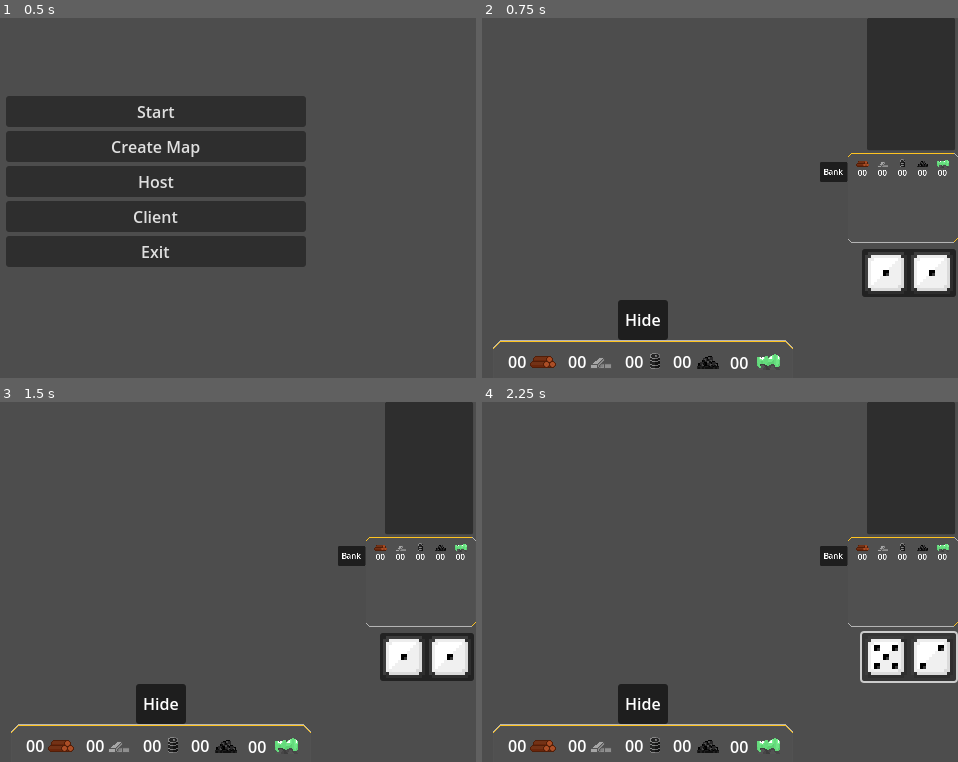
Above: before the commit, frames 1-4 (two rows, left to right).
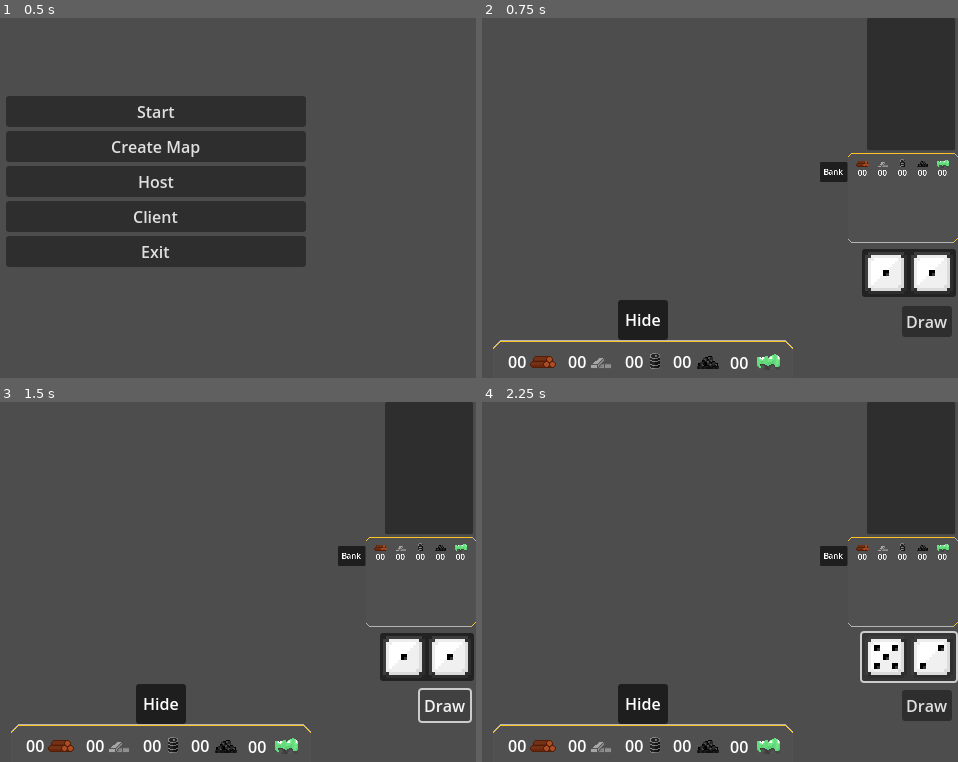
Above: after the commit, the same moments.

Repository: Mori656/Kwadratan
Game: Godot game, scene res://Scenes/Menu.tscn
Two runs of this game, one before a commit and one after it. Both use one fixed random seed, a clock stepped at 60 frames per second and the inputs below.
Inputs (mouse positions are in pixels of both pictures, inside the frame that each line leads up to):
- Up to frame 1 (0.5 s): no input
- Up to frame 2 (0.75 s): click "Start" at 0.5 s
- Up to frame 3 (1.5 s): click (442, 704) at 1.25 s, where only the run after the commit has a clickable "Draw"
- Up to frame 4 (2.25 s): click (910, 657) at 2 s

Frame 1 is identical in both runs. In frame 2, 0.9% of the frame differs, in the area x 88-99%, y 80-89%; in frame 3, 0.3%; in frame 4, 0.9%.
Error in both runs: Attempt to call function 'instantiate' in base 'null instance' on a null instance. (res://Scripts/game.gd:44)

Commit message:
Poprawienie pojawiania się kart, fokusu i selecta

Diff:
--- a/Scenes/Game.tscn
+++ b/Scenes/Game.tscn
@@ -14,8 +14,3 @@
 
 [node name="GUI" parent="CanvasLayer" instance=ExtResource("2_gl6un")]
 z_index = 100
-offset_left = 0.0
-offset_top = 0.0
-offset_right = 0.0
-offset_bottom = 0.0
-mouse_filter = 2
--- a/Scenes/GameGUI.tscn
+++ b/Scenes/GameGUI.tscn
@@ -14,6 +14,7 @@
 anchor_bottom = 1.0
 grow_horizontal = 2
 grow_vertical = 2
+mouse_filter = 2
 script = ExtResource("1_lw6sg")
 
 [node name="DiceContainer" type="PanelContainer" parent="."]
@@ -45,6 +46,7 @@
 pivot_offset = Vector2(-0.045, 0)
 
 [node name="BankButton" type="Button" parent="BankResourceContainer"]
+layout_mode = 0
 offset_left = -28.0
 offset_top = 9.0
 offset_right = 27.0
@@ -56,6 +58,7 @@
 "
 
 [node name="Panel" type="Panel" parent="BankResourceContainer"]
+layout_mode = 0
 offset_right = 220.0
 offset_bottom = 180.0
 scale = Vector2(0.5, 0.5)
@@ -249,6 +252,21 @@
 offset_bottom = 34.0
 text = "00"
 
+[node name="CardsContainer" type="Control" parent="."]
+anchors_preset = 0
+offset_right = 40.0
+offset_bottom = 40.0
+
+[node name="DrawCardButton" type="Button" parent="."]
+layout_mode = 0
+offset_left = 584.0
+offset_top = 288.0
+offset_right = 634.0
+offset_bottom = 319.0
+text = "Draw
+"
+
 [connection signal="pressed" from="DiceContainer/DiceButton" to="." method="_on_dice_button_pressed"]
 [connection signal="toggled" from="BankResourceContainer/BankButton" to="." method="_on_bank_button_toggled"]
 [connection signal="toggled" from="PlayerResourcesContainer/HideButton" to="." method="_on_hide_button_toggled"]
+[connection signal="button_up" from="DrawCardButton" to="." method="_on_draw_card_button_button_up"]
--- a/Scenes/Player.tscn
+++ b/Scenes/Player.tscn
@@ -2,7 +2,6 @@
 
 [ext_resource type="Script" uid="uid://dxot1n64bdhpv" path="res://Scripts/player.gd" id="1_kyqiw"]
 [ext_resource type="Texture2D" uid="uid://dvchr7gpc7u2l" path="res://Assets/icon.svg" id="2_gntrk"]
-[ext_resource type="Script" uid="uid://dp30iiy7ugu3l" path="res://Scripts/player_inventory.gd" id="3_gntrk"]
 
 [sub_resource type="RectangleShape2D" id="RectangleShape2D_kyqiw"]
 
@@ -10,6 +9,19 @@
 properties/0/path = NodePath(".:position")
 properties/0/spawn = true
 properties/0/replication_mode = 1
+
+[sub_resource type="GDScript" id="GDScript_kyqiw"]
+script/source = "extends Node2D
+
+var resources = {\"wood\":0, \"iron\":0, \"oil\":0, \"coal\":0, \"uran\":0}
+
+func add_resource(res: String, count: int):
+	if not resources.has(res):
+		resources[res] = 0
+	resources[res] += count
+	print(\"Dodano do ekwipunku: \", count, \" \", res)
+	print(\"Aktualny stan surowca \", res, \" to \", resources[res])
+"
 
 [node name="Player" type="CharacterBody2D"]
 script = ExtResource("1_kyqiw")
@@ -30,4 +42,4 @@
 replication_config = SubResource("SceneReplicationConfig_dewec")
 
 [node name="Inventory" type="Node2D" parent="."]
-script = ExtResource("3_gntrk")
+script = SubResource("GDScript_kyqiw")
--- a/Scenes/Prefabs/card.tscn
+++ b/Scenes/Prefabs/card.tscn
@@ -1,6 +1,9 @@
-[gd_scene load_steps=3 format=3 uid="uid://1mmb8l3m3yc8"]
+[gd_scene load_steps=4 format=3 uid="uid://1mmb8l3m3yc8"]
 
 [ext_resource type="Script" uid="uid://bfal8pbq2aq3t" path="res://Scripts/cards.gd" id="1_y6mwy"]
+
+[sub_resource type="RectangleShape2D" id="RectangleShape2D_y6mwy"]
+size = Vector2(36, 64)
 
 [sub_resource type="LabelSettings" id="LabelSettings_iurns"]
 font_size = 10
@@ -8,9 +11,24 @@
 [node name="Node2D" type="Node2D"]
 script = ExtResource("1_y6mwy")
 
+[node name="Area2D" type="Area2D" parent="."]
+
+[node name="CollisionShape2D" type="CollisionShape2D" parent="Area2D"]
+shape = SubResource("RectangleShape2D_y6mwy")
+
 [node name="Container" type="Panel" parent="."]
-offset_right = 36.0
-offset_bottom = 64.0
+anchors_preset = 8
+anchor_left = 0.5
+anchor_top = 0.5
+anchor_right = 0.5
+anchor_bottom = 0.5
+offset_left = -18.0
+offset_top = -32.0
+offset_right = 18.0
+offset_bottom = 32.0
+grow_horizontal = 2
+grow_vertical = 2
+mouse_filter = 2
 
 [node name="CardName" type="Label" parent="Container"]
 layout_mode = 2
@@ -30,3 +48,7 @@
 label_settings = SubResource("LabelSettings_iurns")
 horizontal_alignment = 1
 vertical_alignment = 1
+
+[connection signal="input_event" from="Area2D" to="." method="_on_area_2d_input_event"]
+[connection signal="mouse_entered" from="Area2D" to="." method="_on_area_2d_mouse_entered"]
+[connection signal="mouse_exited" from="Area2D" to="." method="_on_area_2d_mouse_exited"]
--- a/Scripts/cards.gd
+++ b/Scripts/cards.gd
@@ -5,8 +5,27 @@
 var disc = "opis karty"
 var fun = "funkcja karty"
 
+signal focused(card: CardNode)
+signal unfocused(card: CardNode)
+signal card_click(event: InputEvent, card: CardNode)
+
 func set_card_info(title_of_card = "nazwa",discription_of_card = "opis",function = "fun") -> void:
 	title = title_of_card
 	disc = discription_of_card
 	fun = function
 	print("Stworzono kartę ", title)
+
+func _on_area_2d_mouse_entered() -> void:
+	emit_signal("focused",self)
+
+func _on_area_2d_mouse_exited() -> void:
+	emit_signal("unfocused",self)
+
+func highlight():
+	self.modulate = Color(0, 0.7, 0.95)
+
+func unhighlight():
+	self.modulate = Color(1,1,1)
+
+func _on_area_2d_input_event(viewport: Node, event: InputEvent, shape_idx: int) -> void:
+	emit_signal("card_click", event, self)
--- a/Scripts/game_gui.gd
+++ b/Scripts/game_gui.gd
@@ -19,6 +19,9 @@
 @onready var bank_container = $BankResourceContainer
 @onready var bank_container_pos = bank_container.position
 
+@onready var cards_container = $CardsContainer
+@onready var cards_container_pos = cards_container.position
+
 @onready var dice1 = $DiceContainer/DiceButton/Dice1Sprite
 @onready var dice2 = $DiceContainer/DiceButton/Dice2Sprite
 
@@ -29,18 +32,112 @@
 @onready var resource_count = {"wood":wood_count, "iron":iron_count, "oil":oil_count, "coal":coal_count, "uran":uran_count}
 @onready var bank_resource_count = {"wood":bank_wood_count, "iron":bank_iron_count, "oil":bank_oil_count, "coal":bank_coal_count, "uran":bank_uran_count}
 
+# zmienne do kart
+var focused_cards = []
+var main_focus_card: CardNode = null
+var selected_card: CardNode = null
+
 func update_gui():
 	print("Uruchamiam update")
 	rpc("update_player_resources")
+	rpc("update_player_cards")
 
 @rpc("any_peer", "call_local")
 func update_player_resources():
-	print("Gracz ", multiplayer.get_unique_id(), " robi update")
 	var player_resources = inventory.get_player_resources(multiplayer.get_unique_id())
 	var bank_resources = inventory.get_player_resources(0)
 	for i in resource_dict:
 		resource_count[resource_dict[i]].text = str(player_resources[resource_dict[i]])
 		bank_resource_count[resource_dict[i]].text = str(bank_resources[resource_dict[i]])
+
+@rpc("any_peer", "call_local")
+func update_player_cards():
+	var player_cards = inventory.get_player_cards(multiplayer.get_unique_id())
+
+	for card in player_cards:
+		if card not in cards_container.get_children():
+			card.focused.connect(_card_focus_handler)
+			card.unfocused.connect(_card_unfocus_handler)
+			card.card_click.connect(_on_card_click)
+			cards_container.add_child(card)
+
+	_cards_placement()
+
+func _card_focus_handler(card) -> void:
+	focused_cards.append(card)
+	_on_focus_change()
+	pass
+
+func _card_unfocus_handler(card) -> void:
+	if card in focused_cards:
+		card.unhighlight()
+		focused_cards.erase(card)
+	_on_focus_change()
+	pass
+
+func _on_focus_change():
+	var cards_in_container = cards_container.get_children()
+	cards_in_container.reverse()
+	for c in focused_cards:
+		c.unhighlight()
+
+	for c in cards_in_container:
+		if c in focused_cards:
+			c.highlight()
+			main_focus_card = c
+			return
+func _on_card_click(event,card):
+	if event is InputEventMouseButton and event.pressed and (card == main_focus_card):
+		selected_card = card
+		_cards_placement()
+
+func _cards_placement():
+	var cards_in_container = cards_container.get_children()
+	var cards_count = cards_in_container.size()
+
+	# Środek wachlarza
+	var center_position = Vector2(85, 340)
+	# Odległość w poziomie
+	var max_spread = 120
+	var max_card_spread = 40
+	var width = min(max_card_spread * (cards_count - 1),max_spread)
+	var selected_card_spred = 60
+	# Maksymalny kąt wachlarza (np. 40 stopni)
+	var max_angle = 20
+	# Promień "półkola" - im większy, tym łagodniejszy łuk
+	var new_step = 0
+	if cards_count > 1:
+		new_step = width/(cards_count - 1)
+
+	if selected_card:
+		new_step = (width-selected_card_spred)/(cards_count - 1)
+	print(width)
+	var start_pos = 0 - width/2
+	for i in range(cards_count):
+		var card = cards_in_container[i]
+		if selected_card == card:
+			start_pos += selected_card_spred/2
+		# Pozycja karty na łuku
+		var centered_offset_x = start_pos
+
+		print(start_pos)
+
+		var pos_x = center_position.x + centered_offset_x
+		var pos_y = center_position.y + abs(0.2 * centered_offset_x)
+
+		var angle = 0
+		if centered_offset_x != 0:
+			angle = (centered_offset_x/(max_spread/2.0)) * max_angle
+			print("Połowa zasięgu ",(max_spread/2.0))
+			print("Procent: ", centered_offset_x/(max_spread/2))
+			print(angle)
+
+		card.position = Vector2(pos_x, pos_y)
+		card.rotation = deg_to_rad(angle)
+
+		start_pos+=new_step
+		if selected_card == card:
+			start_pos += selected_card_spred/2
 
 func _on_dice_button_pressed() -> void:
 	k1 = randi() % 6 + 1
@@ -75,3 +172,8 @@
 		bank_container_tween.tween_property(bank_container,"position",bank_container_pos ,1)
 	else:
 		bank_container_tween.tween_property(bank_container,"position",bank_container_pos + Vector2(110,0), 1)
+
+
+func _on_draw_card_button_button_up() -> void:
+	inventory.on_card_draw()
+	pass # Replace with function body.
--- a/Scripts/game_inventory.gd
+++ b/Scripts/game_inventory.gd
@@ -1,7 +1,7 @@
 extends Node2D
 
-var inventory = {0:{"resources":{"wood":25, "iron":25, "oil":25, "coal":25, "uran":25},"cards":{}}}
-var cards_in_deck = 5
+var inventory = {0:{"resources":{"wood":25, "iron":25, "oil":25, "coal":25, "uran":25},"cards":[]}}
+var cards_in_deck = 10
 @onready var card_scene = preload("res://Scenes/Prefabs/card.tscn")
 @onready var gui = $"../CanvasLayer/GUI"
 
@@ -11,15 +11,18 @@
 		var new_card = card_scene.instantiate()
 		new_card.set_card_info("karta", "fajna karta", "robi")
 		#Wstawienie karty do decku
-		inventory[0]["cards"][i] = new_card
+		inventory[0]["cards"].append(new_card)
 
 func setup_player_inventory(id):
-	var player_inventory = {"resources":{"wood":0, "iron":0, "oil":0, "coal":0, "uran":0},"cards":"karta"}
+	var player_inventory = {"resources":{"wood":0, "iron":0, "oil":0, "coal":0, "uran":0},"cards":[]}
 	inventory[id] = player_inventory
 	rpc("update_bank_inventory",inventory)
 
 func on_dice_rolled(res):
 	rpc_id(1,"give_resource_to_players_by_dice",res,multiplayer.get_unique_id())
+
+func on_card_draw():
+	rpc_id(1,"give_card_to_player",multiplayer.get_unique_id())
 
 @rpc("any_peer","call_local")
 func give_resource_to_players_by_dice(res,requester):
@@ -35,6 +38,13 @@
 		print("Gracz", player, " ma ", inventory[player])
 	rpc("update_bank_inventory", inventory)
 	gui.update_gui()
+
+@rpc("any_peer","call_local")
+func give_card_to_player(requester):
+	if inventory[0]["cards"].size() > 0:
+		inventory[requester]["cards"].append(inventory[0]["cards"].pop_front())
+		rpc("update_bank_inventory", inventory)
+		gui.update_gui()
 
 @rpc("any_peer","call_local")
 func update_bank_inventory(new_inventory: Dictionary):
@@ -56,5 +66,12 @@
 	if inventory.has(id):
 		return inventory[id]["resources"]
 	else:
-		push_error("Player ID %d does not exist in resources." % id)
+		push_error("Nie znaleziono surowców gracza od ID %d" % id)
 		return null
+
+func get_player_cards(id: int):
+	if inventory.has(id):
+		return inventory[id]["cards"]
+	else:
+		push_error("Nie znaleziono kart gracza od ID %d" % id)
+		return null
--- a/Scripts/menu.gd
+++ b/Scripts/menu.gd
@@ -23,16 +23,6 @@
 	CoopHandler.start_client()
 	get_tree().change_scene_to_file("res://Scenes/Lobby.tscn")
 
-	#CoopHandler.start_client()
-
-#func _on_lobby_button_up() -> void:
-#	$MapSelector.show()
-
-#func _on_map_selected(map_path: String):
-	#selected_map_path = map_path
-#	print(selected_map_path)
-#	$MapSelector.hide()
-
 @rpc("authority")
 func change_map(scene_path: String):
 	get_tree().change_scene_to_file(scene_path)
--- a/Scripts/player_inventory.gd
+++ /dev/null
@@ -1,10 +0,0 @@
-extends Node2D
-
-var resources = {"wood":0, "iron":0, "oil":0, "coal":0, "uran":0}
-
-func add_resource(res: String, count: int):
-	if not resources.has(res):
-		resources[res] = 0
-	resources[res] += count
-	print("Dodano do ekwipunku: ", count, " ", res)
-	print("Aktualny stan surowca ", res, " to ", resources[res])
--- a/project.godot
+++ b/project.godot
@@ -25,6 +25,14 @@
 window/size/viewport_height=360
 window/stretch/mode="canvas_items"
 
+[input]
+
+mouse_click={
+"deadzone": 0.2,
+"events": [Object(InputEventMouseButton,"resource_local_to_scene":false,"resource_name":"","device":-1,"window_id":0,"alt_pressed":false,"shift_pressed":false,"ctrl_pressed":false,"meta_pressed":false,"button_mask":1,"position":Vector2(48, 17),"global_position":Vector2(57, 65),"factor":1.0,"button_index":1,"canceled":false,"pressed":true,"double_click":false,"script":null)
+]
+}
+
 [rendering]
 
 textures/canvas_textures/default_texture_filter=0
Not shown, removed: Scripts/player_inventory.gd.uid
